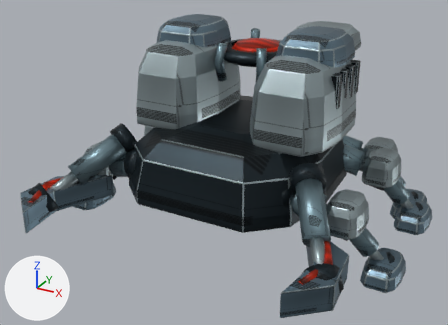
An edit to the FBX model Assets/_Game/Content/Chapter01V3/Models/Custodian_V3.fbx, drawn before and after from the same camera.
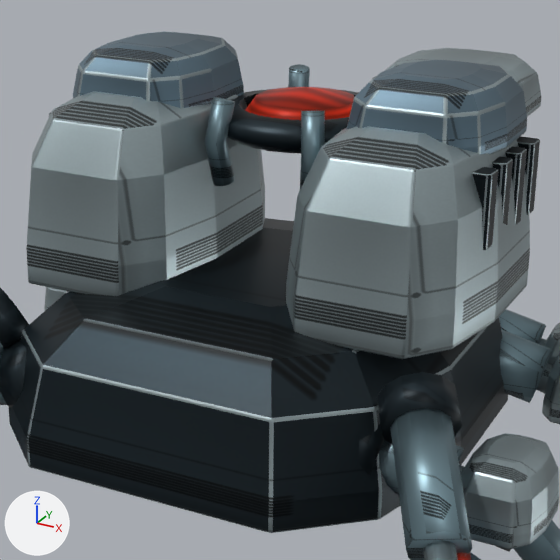
There are two pictures of each version: one whole from a 50 mm camera at (3.68, -6.86, 4.44) aimed at (0.0, -0.18, 1.09), one close up on the part from 28% to 82% of the width and 0% to 75% of the height. Arrows for +X, +Y and +Z are at lower left; the lights stay in place. The last two pictures show the newer version. Objects named as collision shapes, trigger or cutter boxes, shadow casters or lower levels of detail are left out. Vertices at exactly the same position are counted once.

Names of what the first close-up shows: 'Custodian_V3_LOD0'.
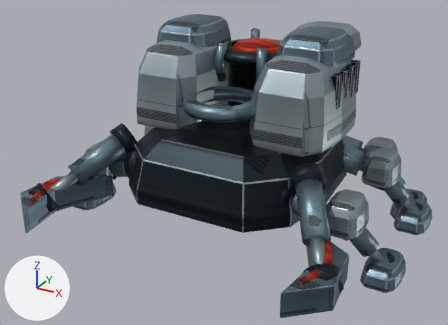
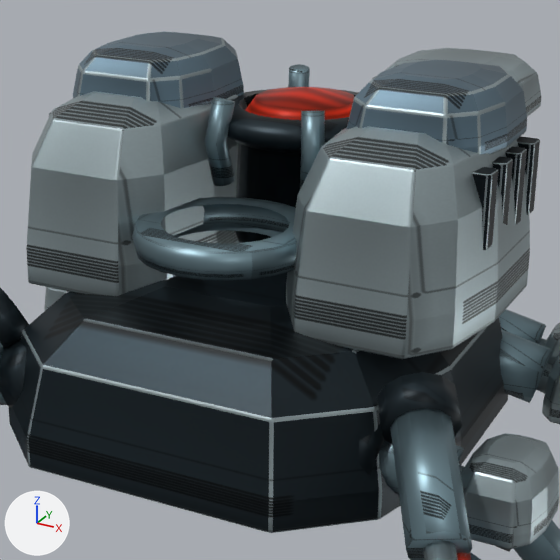
The change in detail:
me_arena_machine_pressure_chassis is used by ob_custodian_v3_lod0; location (0.0, 0.0, 0.0).
me_arena_machine_pressure_chassis had 6397 vertices, 12388 faces and spanned x -2.5..2.5, y -2.16..2.11, z -0.02..2.81.
me_arena_machine_pressure_chassis now has 6615 vertices, 12772 faces and spans x -2.5..2.5, y -2.16..2.11, z -0.02..2.81.
me_arena_machine_pressure_chassis part 1: a new loose piece of 120 vertices spanning x -0.52..0.52, y -0.72..0.32, z 1.85..2.01, in mat_v47_authoredactorsurface.
me_arena_machine_pressure_chassis part 2: a new loose piece of 98 vertices spanning x -0.46..0.46, y 0.34..1.26, z 1.49..2.31, in mat_v47_authoredactorsurface.

What differs and where, as boxes [x1, y1, x2, y2] in the close-ups (560 x 560 px):
part 1 of me_arena_machine_pressure_chassis, added (cyan): after [132, 197, 297, 281]
part 2 of me_arena_machine_pressure_chassis, added: after [235, 143, 301, 243]
